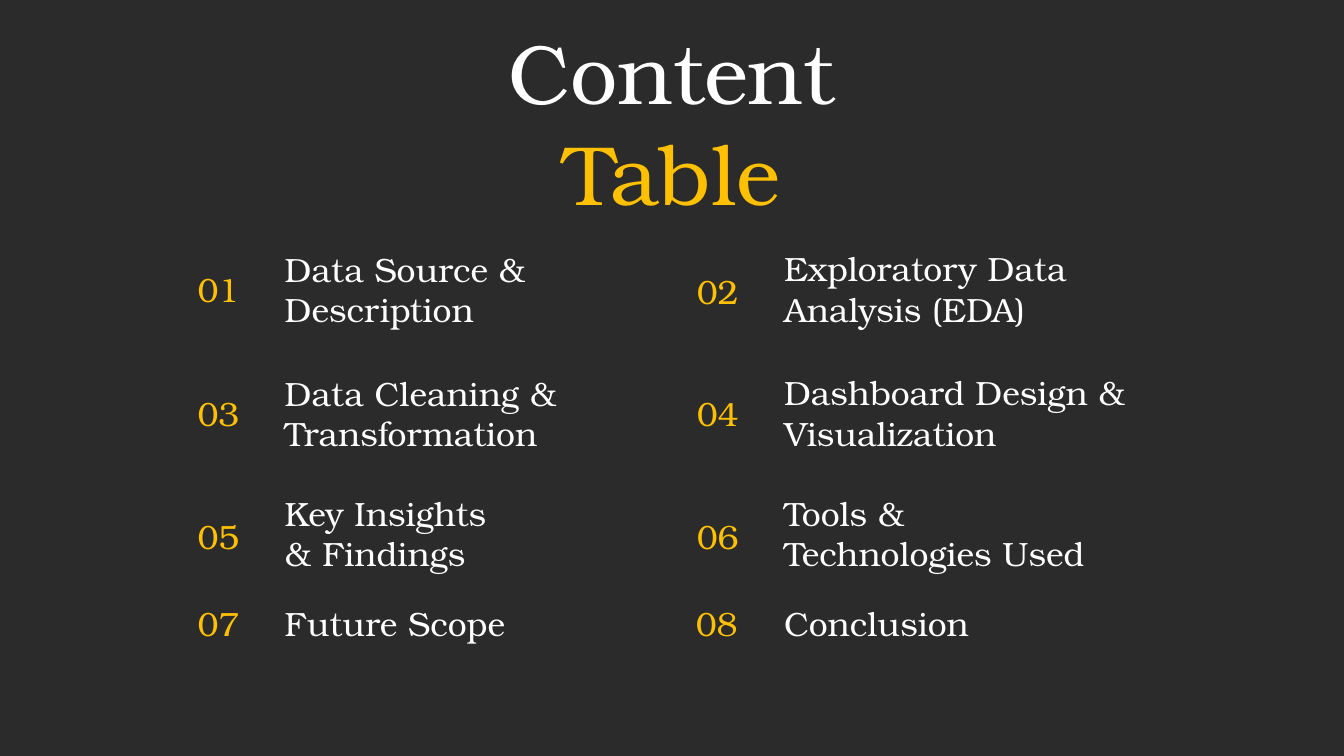
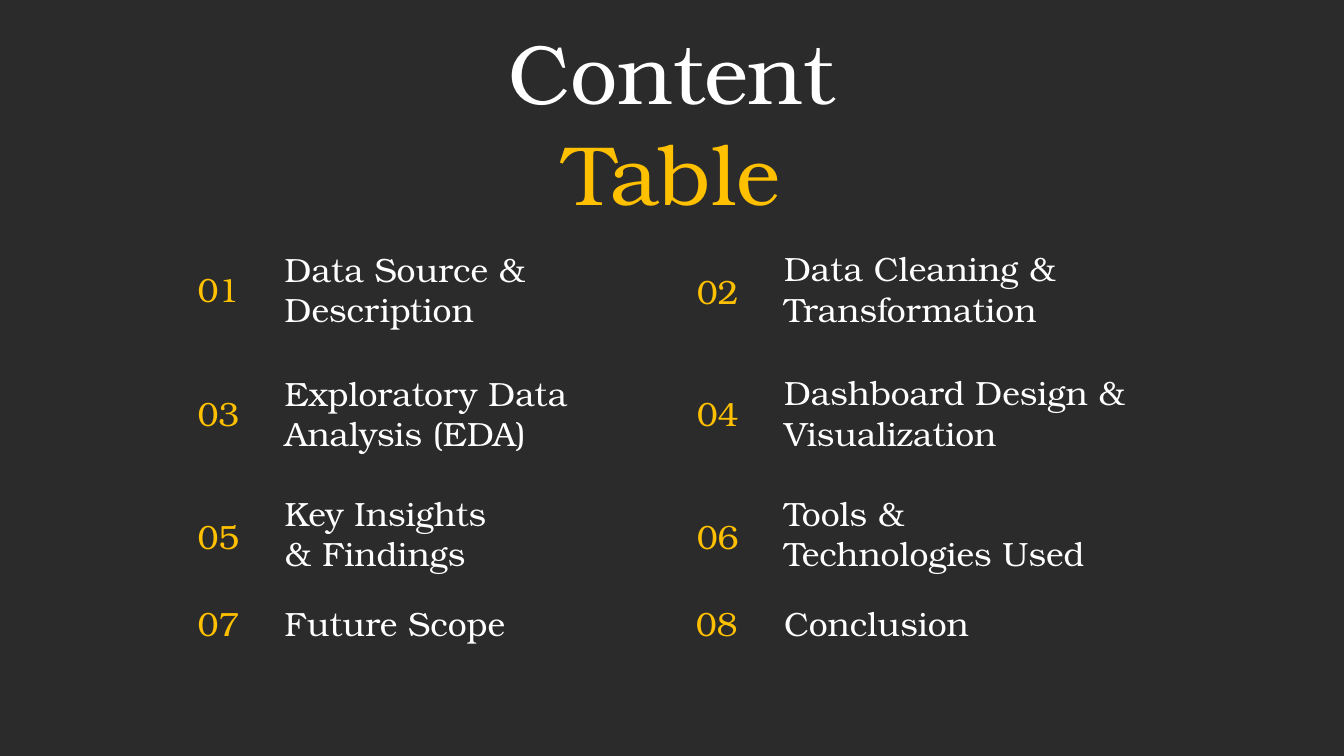
Before and after one commit to prafullwahatule/BI-Amazon-Sale-Report, a slide deck: slide 7 of Report/Amazon Sales Report.pptx. Drawn at 1344x756 pixels with LibreOffice and Linux fonts; fonts in the diff are those of the drawing; background and template pictures are left out; a plain dark background stands for a picture behind light text. Boxes give left, top, right and bottom in pixels: in the first picture for what was removed or moved away, otherwise in the second. Text is boxed around its words. In the diff, an @@ line names an element or a change of style, - is before the commit and + after.

Commit message:
Complete EDA & Data Transformation Section in PPT

```diff
--- a/Report/Amazon Sales Report.pptx
+++ b/Report/Amazon Sales Report.pptx
@@ text at [784, 257, 1036, 323]: text changed @@
-Exploratory Data Analysis (EDA)
+Data Cleaning & Transformation
@@ text at [285, 382, 567, 454]: text changed @@
-Data Cleaning & Transformation
+Exploratory Data Analysis (EDA)
```
Also in this commit, not shown: 2 other slides changed, 4 slides added, 2 slides removed, 2 other files.
